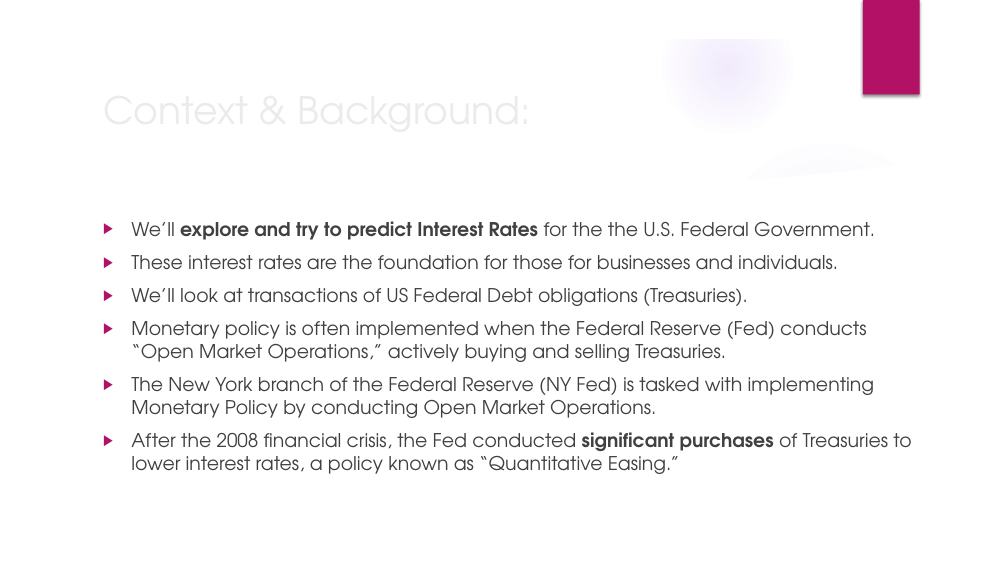
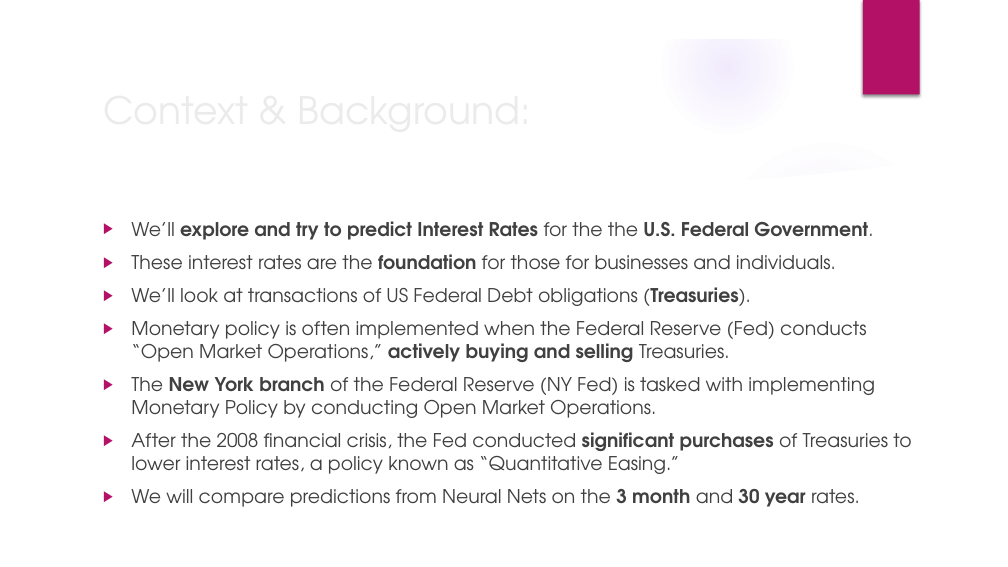
Before and after one commit to 1aaronh/treasuries_market_interest_rates, a slide deck: slide 2 of documentation/capstone_presentation_slides.pptx. Drawn at 1008x567 pixels with LibreOffice and Linux fonts; fonts in the diff are those of the drawing; background and template pictures are left out. Boxes give left, top, right and bottom in pixels: in the first picture for what was removed or moved away, otherwise in the second. Text is boxed around its words. In the diff, an @@ line names an element or a change of style, - is before the commit and + after.

```diff
--- a/documentation/capstone_presentation_slides.pptx
+++ b/documentation/capstone_presentation_slides.pptx
@@ text at (x1=131, y1=221, x2=875, y2=418): bold on in "U.S. Federal Government.", "foundation", "(Treasuries).", "actively buying and selling" and 1 more places @@
@@ text at (x1=131, y1=489, x2=860, y2=507): paragraph added @@
+▶ We will compare predictions from Neural Nets on the 3 month and 30 year rates.
```
Also in this commit, not shown: 3 other slides changed.
